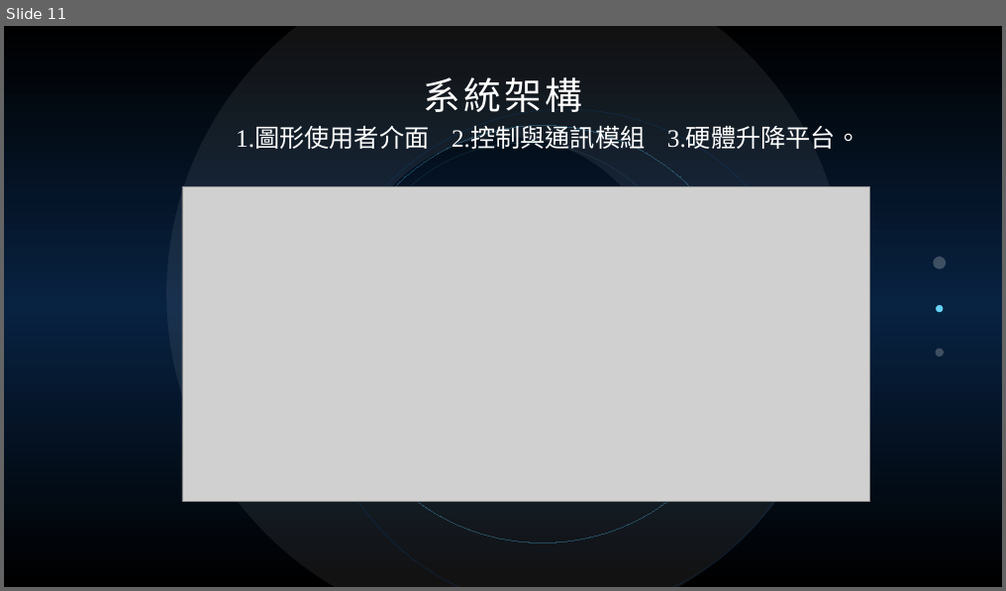
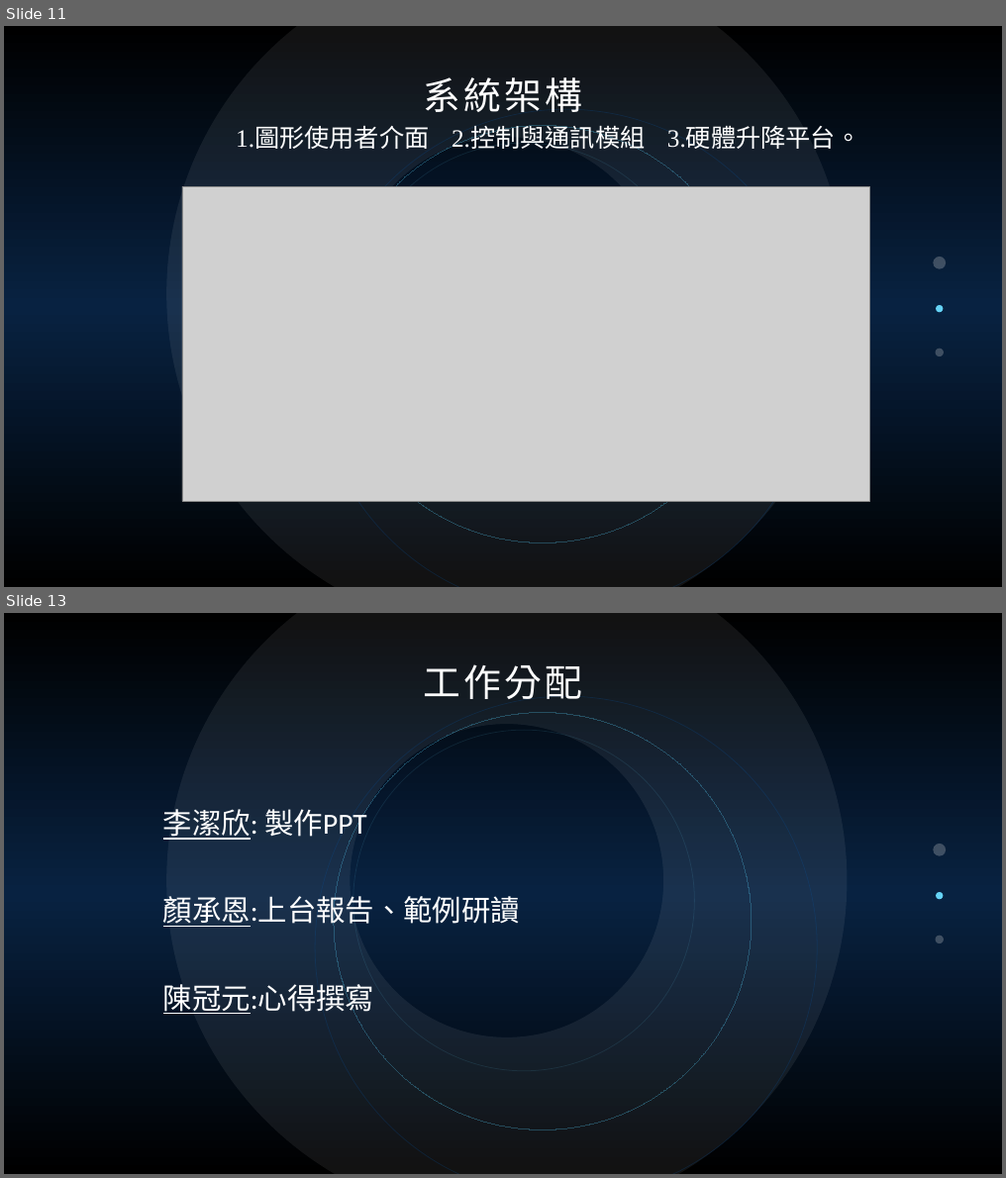
Before and after one commit to js20135987/108_SE_Team3, a slide deck: 第三組範例PPT_2019_10_23.pptx. Shown one above the other, each under a label of ours: slide 11 before the commit, slides 11 and 13 after it; the slides between them are not shown. The pictures are 1006x591 and 1006x1178 pixels, drawn with LibreOffice and Linux fonts; fonts in the diff are those of the drawing; grey boxes stand for pictures. Boxes give left, top, right and bottom in pixels: in the first picture for what was removed or moved away, otherwise in the second. Text is boxed around its words. In the diff, an @@ line names an element or a change of style, - is before the commit and + after.

```diff
--- a/第三組範例PPT_2019_10_23.pptx
+++ b/第三組範例PPT_2019_10_23.pptx
@@ slide 13 added at (4,613,1002,1174), background gradient #000000 to #082241 @@
@@ freeform shape added at (166,613,846,1174), fill #FFFFFF at 7% opacity @@
@@ text added at (424,664,583,699), 36 pt, text #FFFFFF @@
+工作分配
@@ ellipse added at (315,696,817,1174), outline #0756A7 0.75 pt @@
@@ ellipse added at (334,713,751,1131), outline #65D3F6 0 pt @@
@@ ellipse added at (353,730,695,1071), outline #65D3F6 0.75 pt @@
@@ text added at (163,809,520,1017), 28 pt, text #FFFFFF @@
+李潔欣: 製作PPT
+顏承恩:上台報告、範例研讀
+陳冠元:心得撰寫
@@ ellipse added at (933,844,945,857), fill #E7E6E6 at 25% opacity @@
@@ ellipse added at (936,892,944,900), fill #65D3F6 @@
@@ ellipse added at (936,936,944,944), fill #E7E6E6 at 25% opacity @@
```
Also in this commit, not shown: 10 slides changed.
